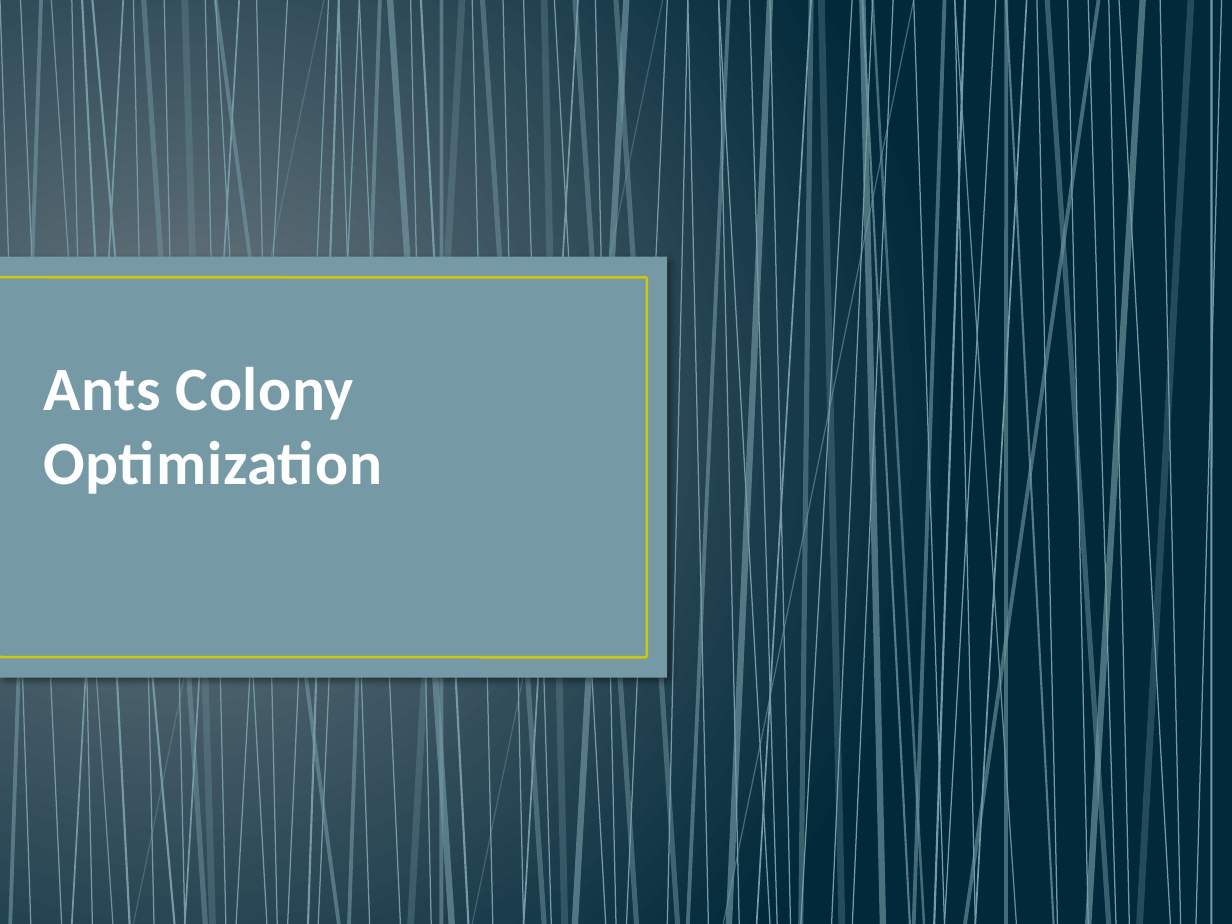
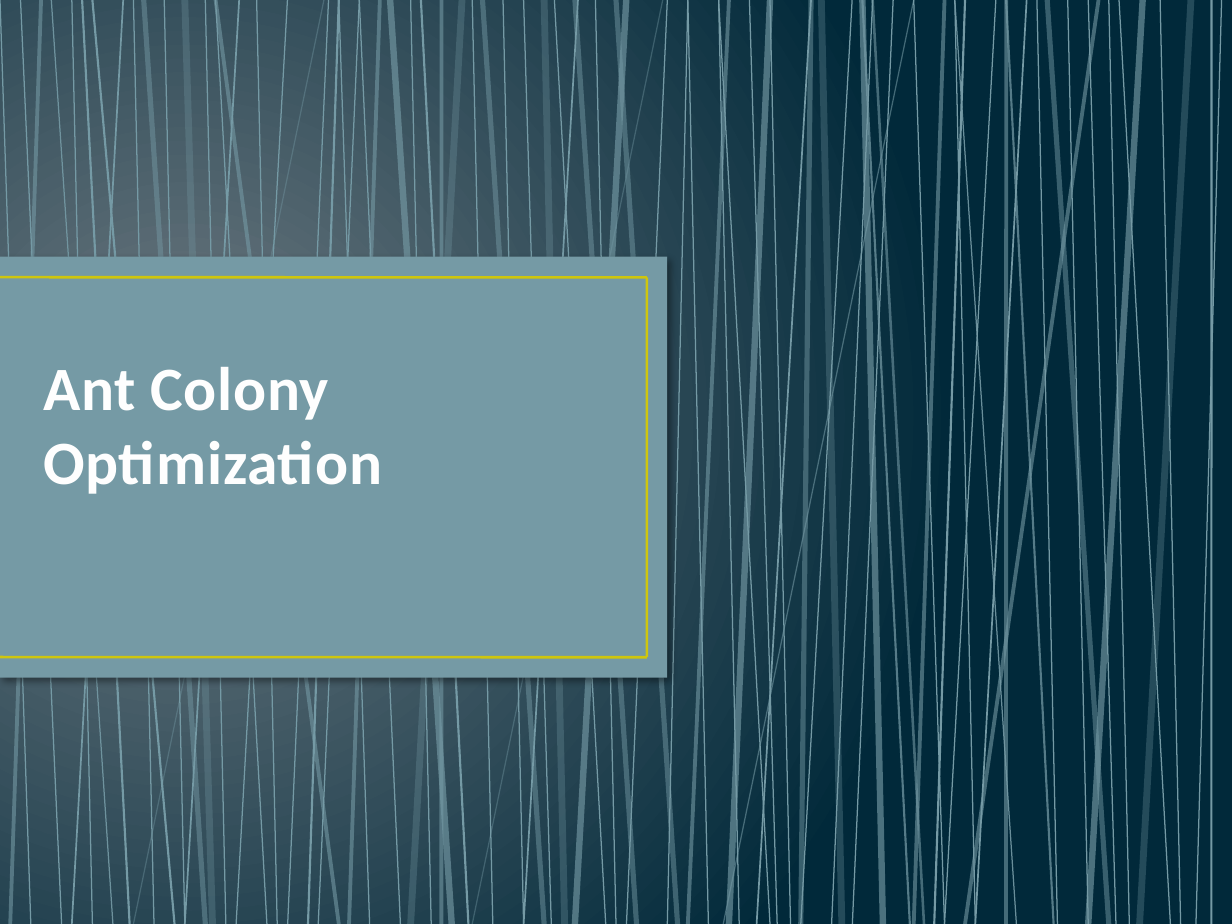
Before and after one commit to dev693/ants, a slide deck: slide 1 of Ants/src/doku/präsentation.pptx. Drawn at 1232x924 pixels with LibreOffice and Linux fonts; fonts in the diff are those of the drawing. Boxes give left, top, right and bottom in pixels: in the first picture for what was removed or moved away, otherwise in the second. Text is boxed around its words. In the diff, an @@ line names an element or a change of style, - is before the commit and + after.

```diff
--- a/Ants/src/doku/präsentation.pptx
+++ b/Ants/src/doku/präsentation.pptx
@@ title at bbox=[43, 367, 382, 494]: text changed @@
-Ants Colony Optimization
+Ant Colony Optimization
```
Also in this commit, not shown: 4 other files.
